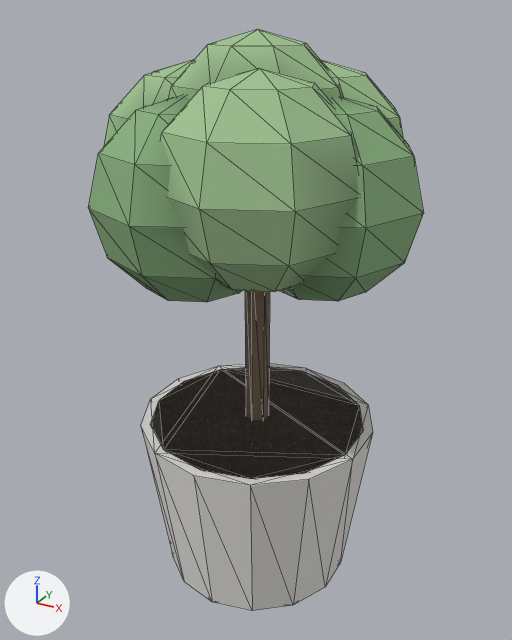
Two versions of the glTF model public/assets/island/furniture-v1/furn_plant_pot__white.glb, one commit apart.
Rendered twice from a 50 mm camera at (0.639, -1.168, 1.168) aimed at (-0.006, 0.004, 0.582). Arrows for +X, +Y and +Z are at lower left; the lights stay in place. The picture after the commit comes second. Mesh edges are drawn as thin lines. Where no turn or scale is listed for an object, it has been applied to the vertices. Vertices at exactly the same position are counted once.

The scene before the commit, as lines of its bpy script (objects in view):
```python
me_mesh_0 = bpy.data.meshes.new('Mesh_0')
me_mesh_0.from_pydata(...)  # 362 vertices, 684 faces; spans x 0.0..0.642, y -0.606..0.0, z 0.0..1.135
me_mesh_0.materials.append(mat_primary)
ob_mesh_0 = bpy.data.objects.new('Mesh_0', me_mesh_0)
ob_mesh_0.location = (-0.321, 0.303, 0.0)
```
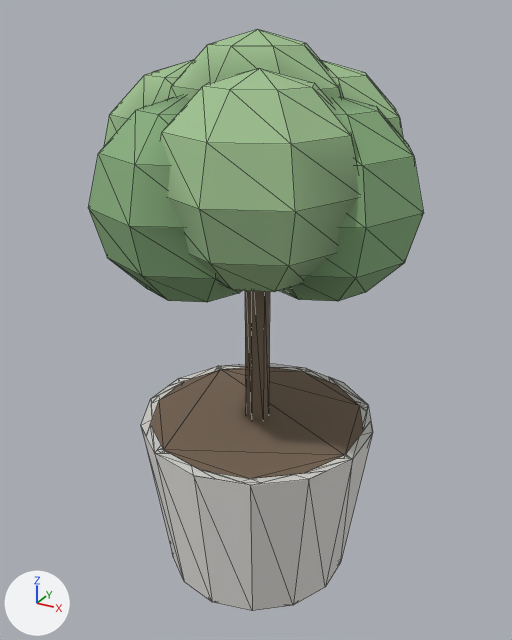
What differs and where, as boxes [x1, y1, x2, y2] in the pictures (512 x 640 px):
```json
{"part": 1, "of": "me_mesh_0", "change": "reshaped", "before": [141, 363, 373, 485], "after": [141, 363, 373, 485]}
```

The change, as JSON lines over the scene's bpy script:
```json
{"block": "me_mesh_0", "where": "# used by ob_mesh_0; location = (-0.321, 0.303, 0.0)"}
{"op": "remove", "block": "me_mesh_0", "code": "me_mesh_0.from_pydata(...)  # 362 vertices, 684 faces; spans x 0.0..0.642, y -0.606..0.0, z 0.0..1.135"}
{"op": "add", "block": "me_mesh_0", "code": "me_mesh_0.from_pydata(...)  # 415 vertices, 746 faces; spans x 0.0..0.642, y -0.606..0.0, z 0.0..1.135"}
{"block": "me_mesh_0", "change": "me_mesh_0 part 1"}
{"block": "me_mesh_0", "change": "12 faces are deleted"}
{"block": "me_mesh_0", "change": "53 vertices are added at x 0.077..0.56, y -0.543..-0.063, z 0.36"}
{"block": "me_mesh_0", "change": "74 new faces join them"}
```
